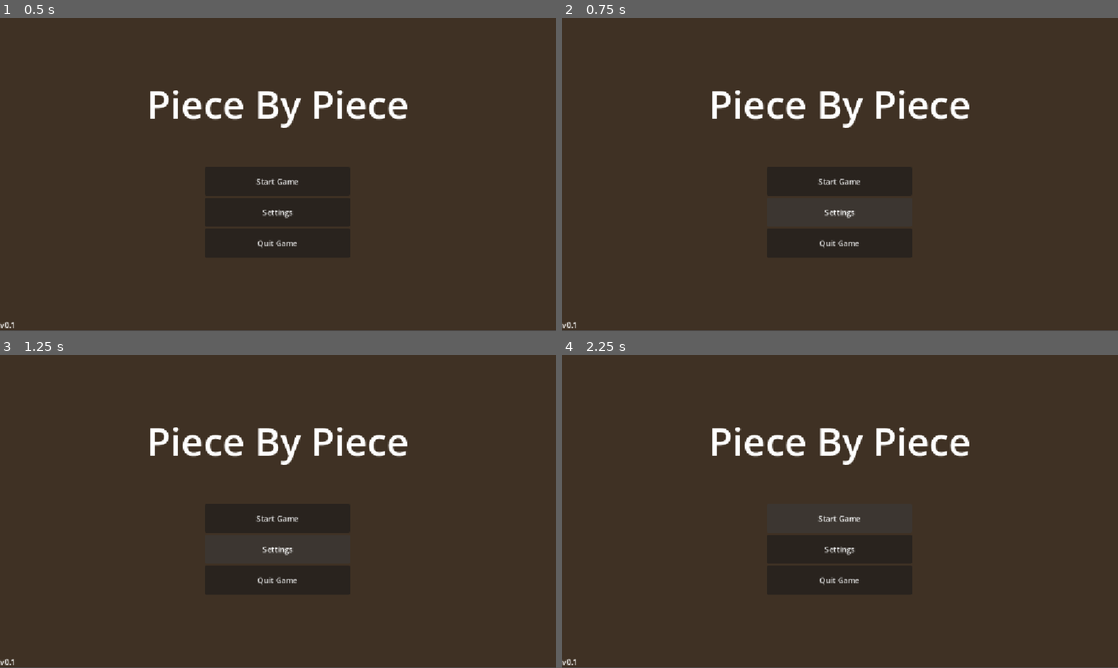
Above: before the commit, frames 1-4 (two rows, left to right).
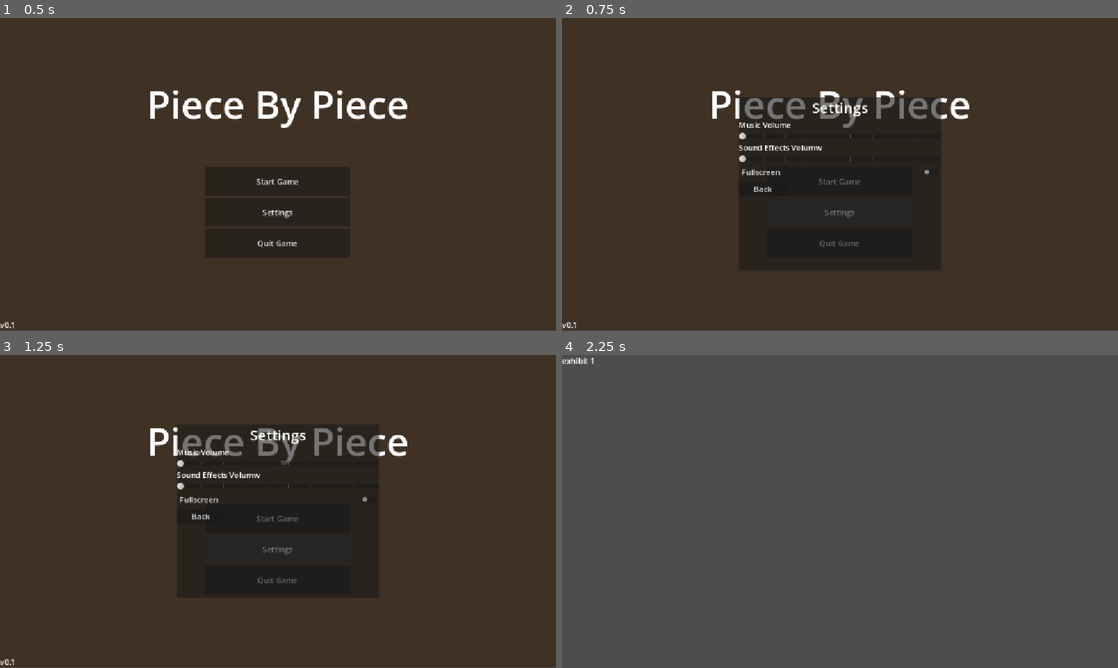
Above: after the commit, the same moments.

Repository: zsansone54/museum-game
Game: Godot game, scene res://MainMenu.tscn
Same seed, same stepped clock (60 frames per second), same inputs: the game is played once before the commit and once after it.
Inputs (mouse positions are in pixels of both pictures, inside the frame that each line leads up to):
- Up to frame 1 (0.5 s): no input
- Up to frame 2 (0.75 s): click "Settings" at 0.5 s
- Up to frame 3 (1.25 s): no input
- Up to frame 4 (2.25 s): click (762, 517) at 1.25 s, where only the run after the commit has a clickable "Back"; click "Start Game" at 2 s

Frame 1 is identical in both runs. In frame 2, 3.3% of the frame differs, in the area x 31-69%, y 25-74%; in frame 3, 3.5%; in frame 4, 100%, in the area x 0-100%, y 0-100%.

Commit message:
added settings menu

Diff:
--- /dev/null
+++ b/game/Exhibit1.tscn
@@ -0,0 +1,15 @@
+[gd_scene format=3 uid="uid://mo46s1jtehjy"]
+
+[node name="Exhibit1" type="Control" unique_id=124045584]
+layout_mode = 3
+anchors_preset = 15
+anchor_right = 1.0
+anchor_bottom = 1.0
+grow_horizontal = 2
+grow_vertical = 2
+
+[node name="Label" type="Label" parent="." unique_id=850391073]
+layout_mode = 0
+offset_right = 40.0
+offset_bottom = 23.0
+text = "exhibit 1"
--- a/game/MainMenu.gd
+++ b/game/MainMenu.gd
@@ -1,11 +1,10 @@
 extends Control
 
+func _on_start_button_pressed() -> void:
+	get_tree().change_scene_to_file("res://Exhibit1.tscn")
 
-# Called when the node enters the scene tree for the first time.
-func _ready() -> void:
-	pass # Replace with function body.
+func _on_settings_button_pressed() -> void:
+	$SettingsMenu.open()
 
-
-# Called every frame. 'delta' is the elapsed time since the previous frame.
-func _process(delta: float) -> void:
-	pass
+func _on_quit_button_pressed() -> void:
+	get_tree().quit()
--- a/game/MainMenu.tscn
+++ b/game/MainMenu.tscn
@@ -1,6 +1,7 @@
 [gd_scene format=3 uid="uid://b0q84pxoeuk0v"]
 
 [ext_resource type="Script" uid="uid://br7by6rlm1u4i" path="res://MainMenu.gd" id="1_i26rj"]
+[ext_resource type="PackedScene" uid="uid://bu1af3cp8soep" path="res://SettingsMenu.tscn" id="2_eiy7p"]
 
 [node name="MainMenu" type="Control" unique_id=1441152146]
 layout_mode = 3
@@ -80,3 +81,11 @@
 custom_minimum_size = Vector2(300, 60)
 layout_mode = 2
 text = "Quit Game"
+
+[node name="SettingsMenu" parent="." unique_id=1430616981 instance=ExtResource("2_eiy7p")]
+visible = false
+layout_mode = 1
+
+[connection signal="pressed" from="CenterContainer/MenuBox/TitleLabel/ButtonCenter/VBoxContainer/StartButton" to="." method="_on_start_button_pressed"]
+[connection signal="pressed" from="CenterContainer/MenuBox/TitleLabel/ButtonCenter/VBoxContainer/SettingsButton" to="." method="_on_settings_button_pressed"]
+[connection signal="pressed" from="CenterContainer/MenuBox/TitleLabel/ButtonCenter/VBoxContainer/QuitButton" to="." method="_on_quit_button_pressed"]
--- /dev/null
+++ b/game/SettingsMenu.tscn
@@ -0,0 +1,69 @@
+[gd_scene format=3 uid="uid://bu1af3cp8soep"]
+
+[ext_resource type="Script" uid="uid://dhk3begqtexxl" path="res://settings_menu.gd" id="1_svoao"]
+
+[node name="SettingsMenu" type="Control" unique_id=1430616981]
+layout_mode = 3
+anchors_preset = 15
+anchor_right = 1.0
+anchor_bottom = 1.0
+grow_horizontal = 2
+grow_vertical = 2
+script = ExtResource("1_svoao")
+
+[node name="SettingsPanel" type="PanelContainer" parent="." unique_id=320651727]
+layout_mode = 1
+anchors_preset = 8
+anchor_left = 0.5
+anchor_top = 0.5
+anchor_right = 0.5
+anchor_bottom = 0.5
+offset_left = -22.0
+offset_top = -78.5
+offset_right = 22.0
+offset_bottom = 78.5
+grow_horizontal = 2
+grow_vertical = 2
+
+[node name="PanelMargin" type="MarginContainer" parent="SettingsPanel" unique_id=168262658]
+layout_mode = 2
+
+[node name="SettingsBox" type="VBoxContainer" parent="SettingsPanel/PanelMargin" unique_id=1117676388]
+custom_minimum_size = Vector2(420, 360)
+layout_mode = 2
+
+[node name="TitleLabel" type="Label" parent="SettingsPanel/PanelMargin/SettingsBox" unique_id=1765782075]
+layout_mode = 2
+theme_override_font_sizes/font_size = 30
+text = "Settings"
+horizontal_alignment = 1
+
+[node name="MusicLabel" type="Label" parent="SettingsPanel/PanelMargin/SettingsBox" unique_id=1917095615]
+layout_mode = 2
+text = "Music Volume"
+
+[node name="MusicSlider" type="HSlider" parent="SettingsPanel/PanelMargin/SettingsBox" unique_id=880520562]
+layout_mode = 2
+tick_count = 10
+ticks_position = 3
+
+[node name="SfxLabel" type="Label" parent="SettingsPanel/PanelMargin/SettingsBox" unique_id=2034420229]
+layout_mode = 2
+text = "Sound Effects Volumw"
+
+[node name="SfxSlider" type="HSlider" parent="SettingsPanel/PanelMargin/SettingsBox" unique_id=657552225]
+layout_mode = 2
+tick_count = 10
+ticks_position = 3
+
+[node name="FullscreenButton" type="CheckButton" parent="SettingsPanel/PanelMargin/SettingsBox" unique_id=1715081866]
+layout_mode = 2
+text = "Fullscreen"
+
+[node name="Close Button" type="Button" parent="SettingsPanel/PanelMargin/SettingsBox" unique_id=1308787684]
+custom_maximum_size = Vector2(100, -1)
+layout_mode = 2
+text = "Back"
+icon_alignment = 1
+
+[connection signal="pressed" from="SettingsPanel/PanelMargin/SettingsBox/Close Button" to="." method="_on_close_button_pressed"]
--- /dev/null
+++ b/game/settings_menu.gd
@@ -0,0 +1,31 @@
+extends Control
+
+@onready var settings_panel: PanelContainer = $SettingsPanel
+@onready var dimmer: ColorRect = $Dimmer
+
+var open_position: Vector2
+var closed_position: Vector2
+
+func _ready() -> void:
+	open_position = settings_panel.position
+	closed_position = open_position + Vector2(0, settings_panel.size.y + 20)
+	hide()
+
+func open() -> void:
+	show()
+	settings_panel.position = closed_position
+	var tween = create_tween().set_parallel(true)
+	tween.tween_property(settings_panel, "position", open_position, 0.35)\
+		.set_trans(Tween.TRANS_QUART).set_ease(Tween.EASE_OUT)
+	tween.tween_property(dimmer, "color:a", 0.65, 0.2)
+
+func close() -> void:
+	var tween = create_tween().set_parallel(true)
+	tween.tween_property(settings_panel, "position", closed_position, 0.3)\
+		.set_trans(Tween.TRANS_QUART).set_ease(Tween.EASE_IN)
+	tween.tween_property(dimmer, "color:a", 0.0, 0.2)
+	tween.chain().tween_callback(hide)
+
+
+func _on_close_button_pressed() -> void:
+	close()
Not shown, added: game/settings_menu.gd.uid
